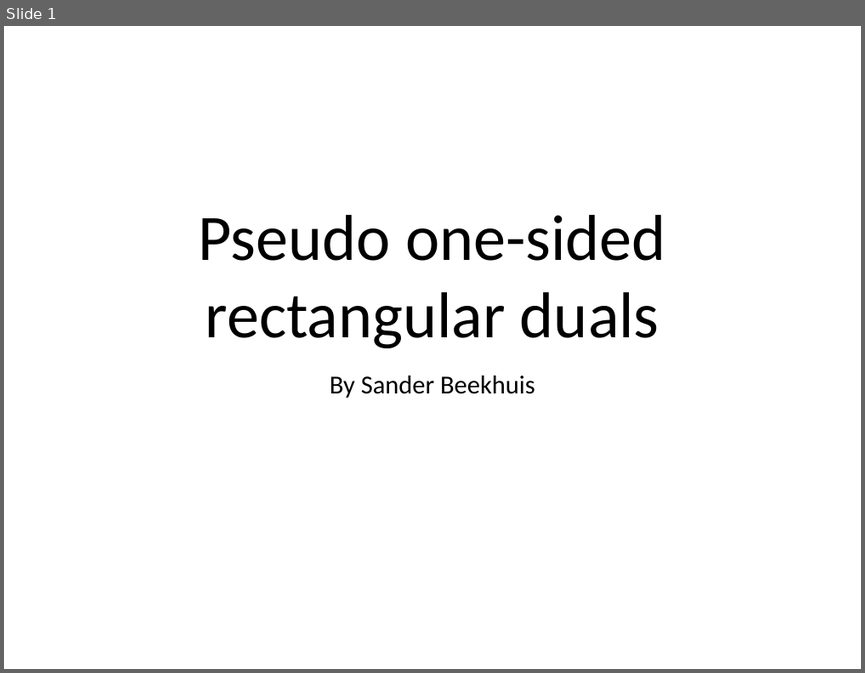
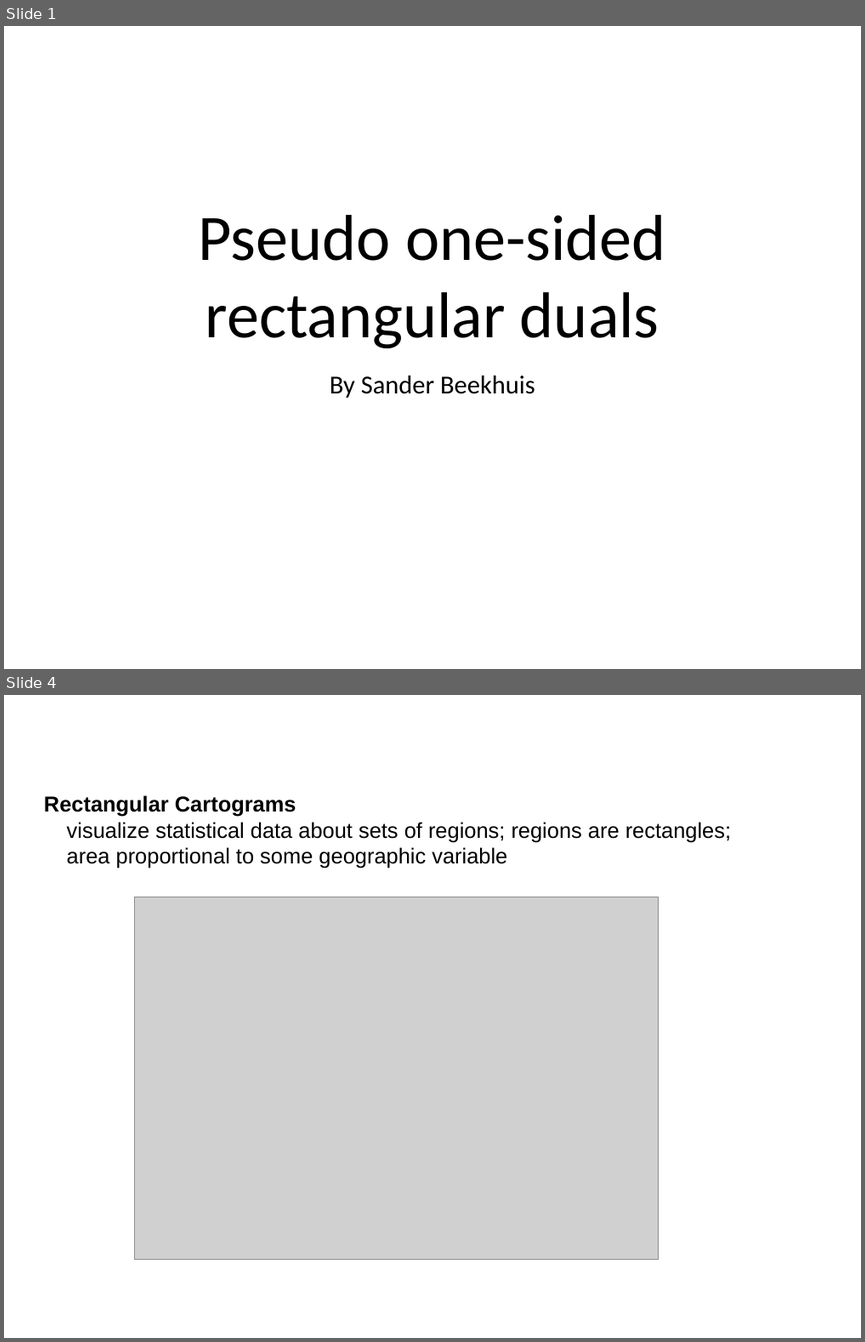
Before and after one commit to SanderBeekhuis/area-universal-duals, a slide deck: midtermtalk/talk.odp. Shown one above the other, each under a label of ours: slide 1 before the commit, slides 1 and 4 after it; the slides between them are not shown. The pictures are 865x673 and 865x1342 pixels, drawn with LibreOffice and Linux fonts; fonts in the diff are those of the drawing; grey boxes stand for pictures; background and template pictures are left out. Boxes give left, top, right and bottom in pixels: in the first picture for what was removed or moved away, otherwise in the second. Text is boxed around its words. In the diff, an @@ line names an element or a change of style, - is before the commit and + after.

```diff
--- a/midtermtalk/talk.odp
+++ b/midtermtalk/talk.odp
@@ slide 4 added at (x1=4, y1=695, x2=861, y2=1338), background #FFFFFF @@
@@ title added at (x1=81, y1=701, x2=758, y2=766), 44 pt, text #FFFFFF @@
+Applications
@@ text added at (x1=44, y1=795, x2=731, y2=868), 20 pt, text #000000 @@
+Rectangular Cartograms
+visualize statistical data about sets of regions; regions are rectangles; area proportional to some geographic variable
@@ picture added at (x1=135, y1=896, x2=658, y2=1259) @@
```
Also in this commit, not shown: 16 slides changed, 12 other slides added, 6 slides removed, 36 other files.
